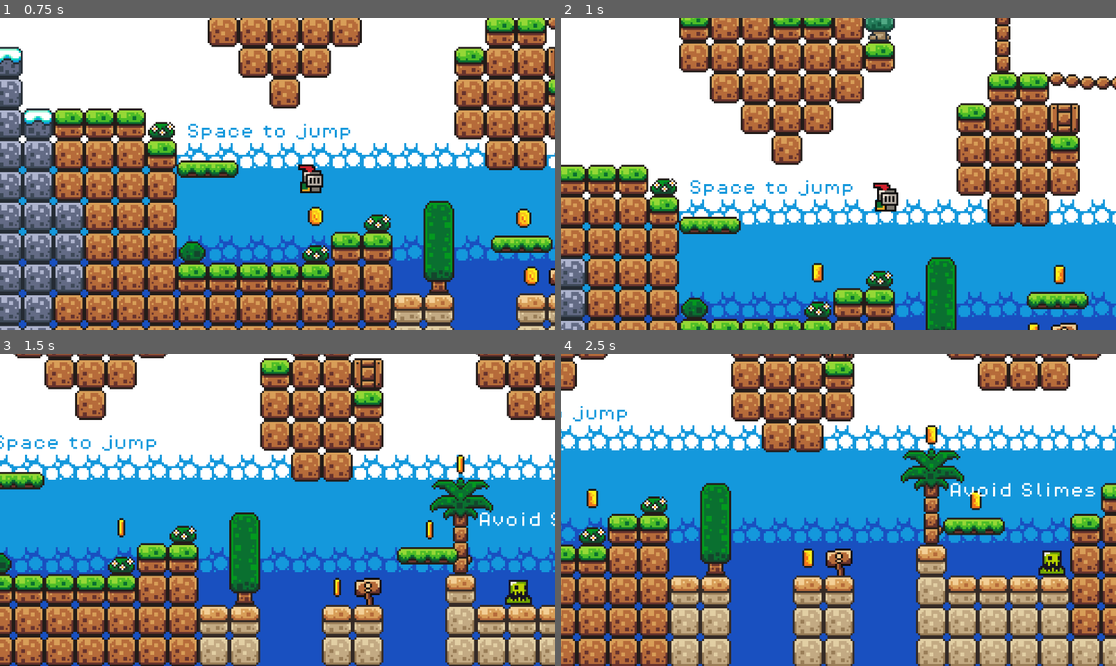
Above: before the commit, frames 1-4 (two rows, left to right).
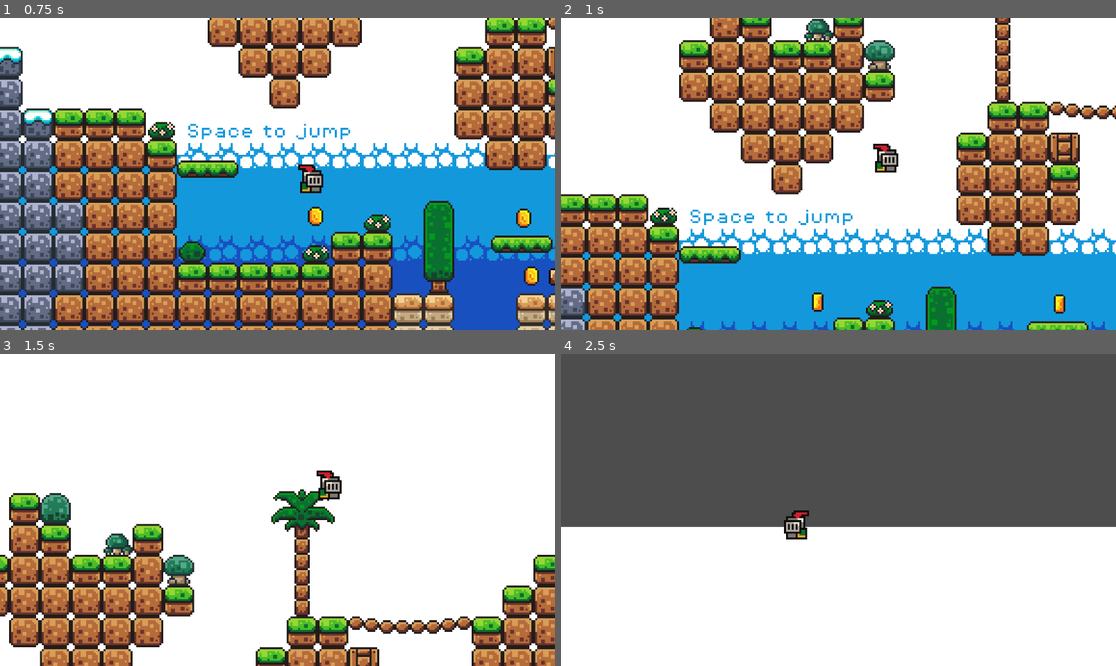
Above: after the commit, the same moments.

Repository: Ceichert31/GodotDemo
Game: Godot game, scene res://Scenes/game.tscn
Two runs of this game, one before a commit and one after it. Both use one fixed random seed, a clock stepped at 60 frames per second and the inputs below.
Inputs:
- Up to frame 1 (0.75 s): hold D (move_right) from 0.53 s (still down); tap Space (jump) at 0.6 s
- Up to frame 2 (1 s): keep holding D (move_right); tap Space (jump) at 0.77 s
- Up to frame 3 (1.5 s): keep holding D (move_right); tap Space (jump) at 1.07, 1.35 s
- Up to frame 4 (2.5 s): tap Space (jump) at 1.52, 1.82, 2.1 s; release D (move_right) at 2.03 s; hold A (move_left) from 2.03 s (still down)

Frame 1 is identical in both runs. In frame 2, 39% of the frame differs, in the area x 0-100%, y 0-100%; in frame 3, 74%; in frame 4, 100%.

Commit message:
feat: Added coyote time

Diff:
--- a/fishgame/Scenes/player.tscn
+++ b/fishgame/Scenes/player.tscn
@@ -192,3 +192,8 @@
 [node name="CollisionShape2D" type="CollisionShape2D" parent="."]
 position = Vector2(0, -6)
 shape = SubResource("CircleShape2D_ebmjs")
+
+[node name="CyoteTimer" type="Timer" parent="."]
+wait_time = 0.03
+
+[connection signal="timeout" from="CyoteTimer" to="." method="_on_cyote_timer_timeout"]
--- a/fishgame/Scripts/InputController.gd
+++ b/fishgame/Scripts/InputController.gd
@@ -6,14 +6,22 @@
 
 @onready var animated_sprite_2d: AnimatedSprite2D = $AnimatedSprite2D
 @onready var jump_sfx: AudioStreamPlayer2D = $JumpSFX
+@onready var cyote_timer: Timer = $CyoteTimer
+
+var hasCyoteTime = false
 
 func _physics_process(delta: float) -> void:
 	# Add the gravity.
-	if not is_on_floor():
+	if !is_on_floor():
 		velocity += get_gravity() * delta
 
+		#Start cyote time
+		if !hasCyoteTime:
+			hasCyoteTime = true
+			cyote_timer.start()
+
 	# Handle jump.
-	if Input.is_action_just_pressed("jump") and is_on_floor():
+	if Input.is_action_just_pressed("jump") and is_on_floor() || Input.is_action_just_pressed("jump") && hasCyoteTime:
 		velocity.y = JUMP_VELOCITY
 		jump_sfx.play()
 
@@ -42,3 +50,8 @@
 		velocity.x = move_toward(velocity.x, 0, SPEED)
 
 	move_and_slide()
+
+
+#End of cyote time
+func _on_cyote_timer_timeout() -> void:
+	hasCyoteTime = false
